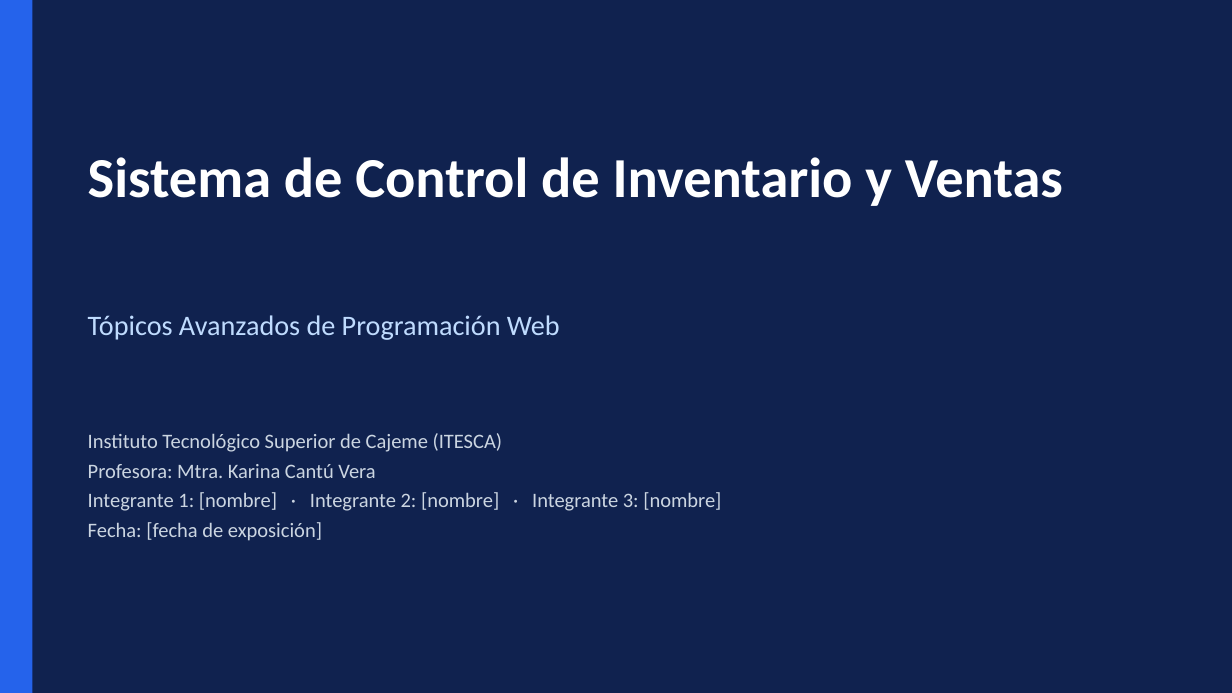
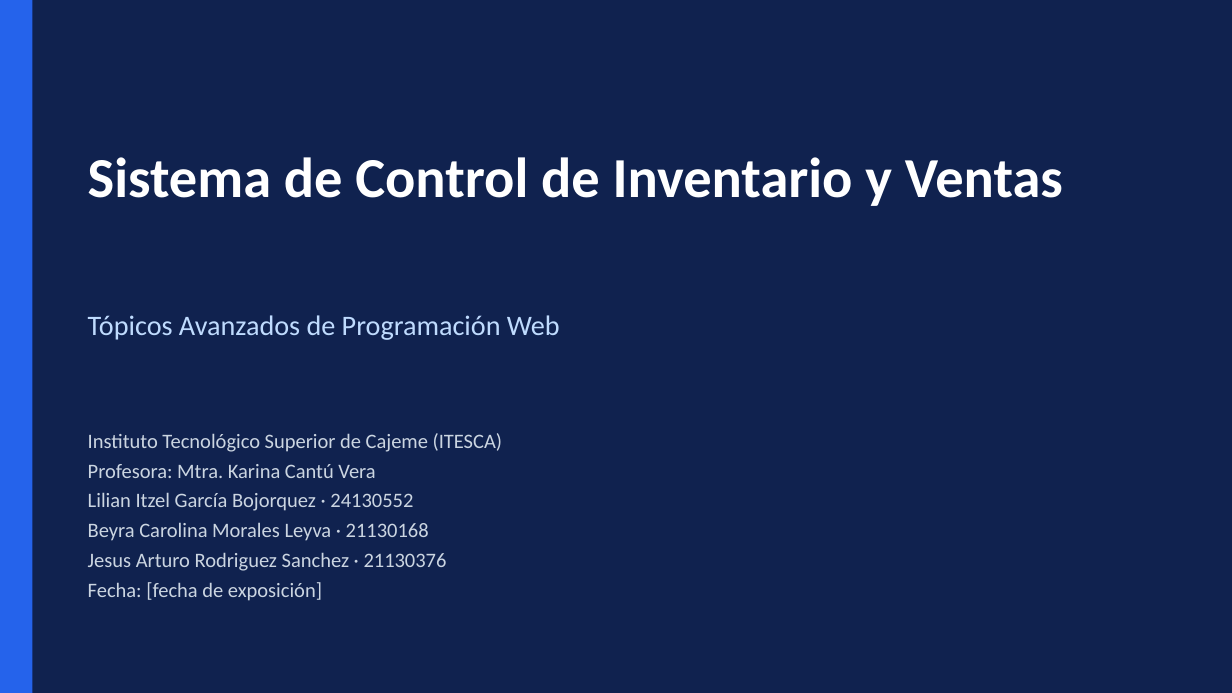
Before and after one commit to Archi1443/ProyectoFinal_TopicosWeb, a slide deck: slide 1 of Material/Presentacion_Proyecto.pptx. Drawn at 1232x693 pixels with LibreOffice and Linux fonts; fonts in the diff are those of the drawing. Boxes give left, top, right and bottom in pixels: in the first picture for what was removed or moved away, otherwise in the second. Text is boxed around its words. In the diff, an @@ line names an element or a change of style, - is before the commit and + after.

```diff
--- a/Material/Presentacion_Proyecto.pptx
+++ b/Material/Presentacion_Proyecto.pptx
@@ text at (88, 492, 447, 571): text changed @@
-Integrante 1: [nombre] · Integrante 2: [nombre] · Integrante 3: [nombre]
+Lilian Itzel García Bojorquez · 24130552
+Beyra Carolina Morales Leyva · 21130168
+Jesus Arturo Rodriguez Sanchez · 21130376
```
Also in this commit, not shown: 4 other files.
